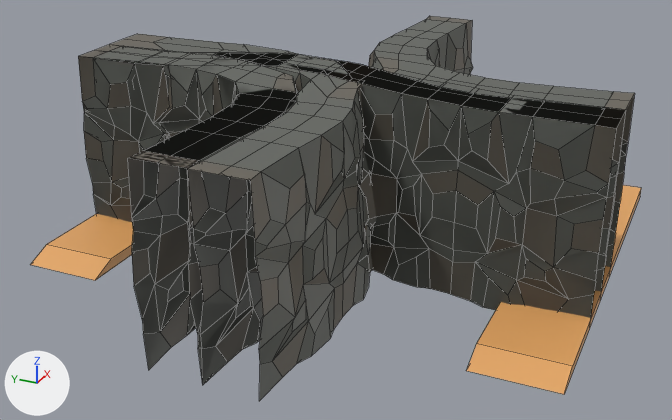
The FBX model Assets/Art/Meshes/PrototypeMeshes/Walls/Walls.fbx: old version first, new version second.
Before and after are seen from a 50 mm camera at (-2.96, -1.32, 1.64) aimed at (-0.07, -0.02, 0.2). The lights are fixed; the arrows at lower left show +X, +Y and +Z. Mesh edges are drawn as thin lines. Where no turn or scale is listed for an object, it has been applied to the vertices.

Names of what the first picture shows: 'Corner2', 'Incorner', 'OnPass2', 'Side', 'SideVäg', 'SideVägTvå'.
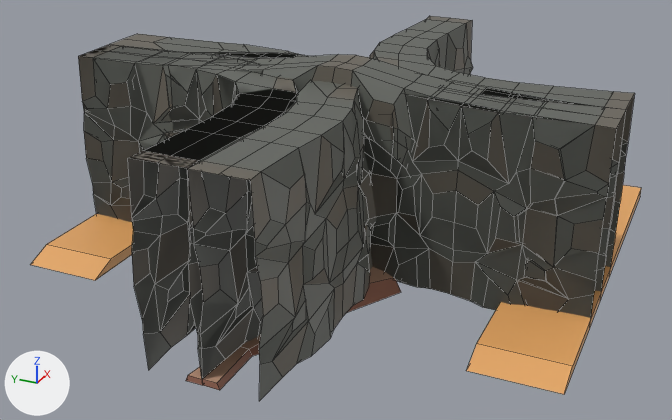
Commit message: Marching Cubes but actually squares

Where the change shows, as pixel boxes [x1, y1, x2, y2] in the pictures (672 x 420 px):
'Ingång_1001', added: after [81, 45, 626, 390]
    faces in mat_mörksten (dark grey #62655f): [93, 47, 608, 314]
    faces in mat_ljussten (dark grey #6a655b): [81, 45, 626, 248]
    faces in mat_mörkstig (brown #a06e5b): [186, 278, 401, 390]
    faces in mat_stig (beige #be957d): [189, 267, 393, 383]

Edits to the bpy script that builds the scene:
```text
Add mat_stig:
    mat_stig = principled_material('Stig')
    mat_stig.base_color = (0.512, 0.303, 0.204)  # beige #be967d
Add mat_mörkstig:
    mat_mörkstig = principled_material('Mörkstig')
    mat_mörkstig.base_color = (0.349, 0.156, 0.105)  # brown #9f6e5b
Add me_cube_099:
    me_cube_099.from_pydata(...)  # 491 vertices, 442 faces; spans x -1.0..0.9, y -1.0..1.0, z -0.02..0.76
    # faces by material slot: [318, 68, 28, 28]
    me_cube_099.materials.append(mat_mörksten)  # dark grey #62655f
    me_cube_099.materials.append(mat_ljussten)  # dark grey #6a655b
    me_cube_099.materials.append(mat_stig)  # beige #be967d
    me_cube_099.materials.append(mat_mörkstig)  # brown #9f6e5b
Add ob_ingång_1001:
    ob_ingång_1001 = bpy.data.objects.new('Ingång_1001', me_cube_099)
    ob_ingång_1001.location = (0.0, 0.0, 0.0)
```
